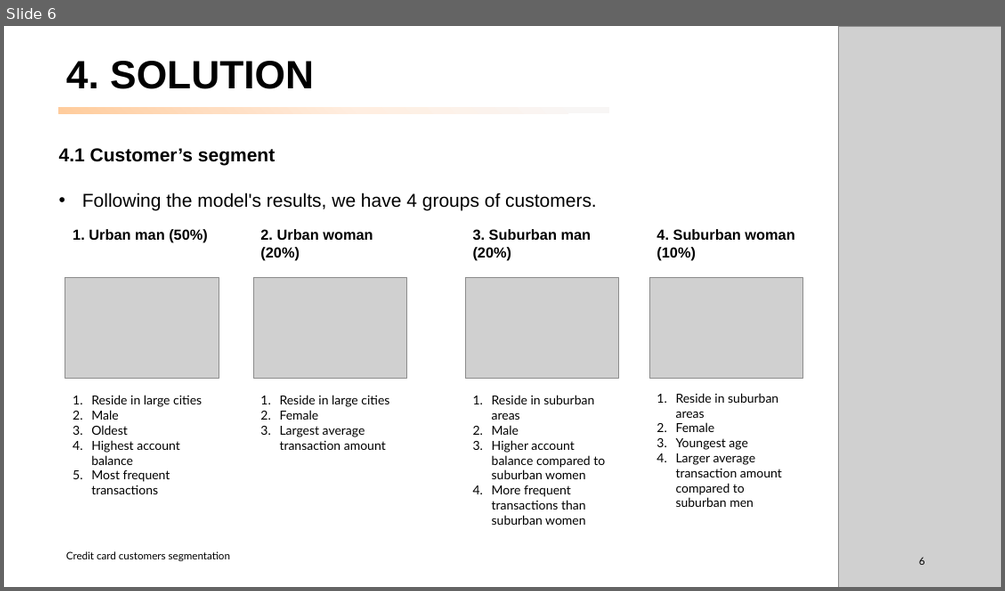
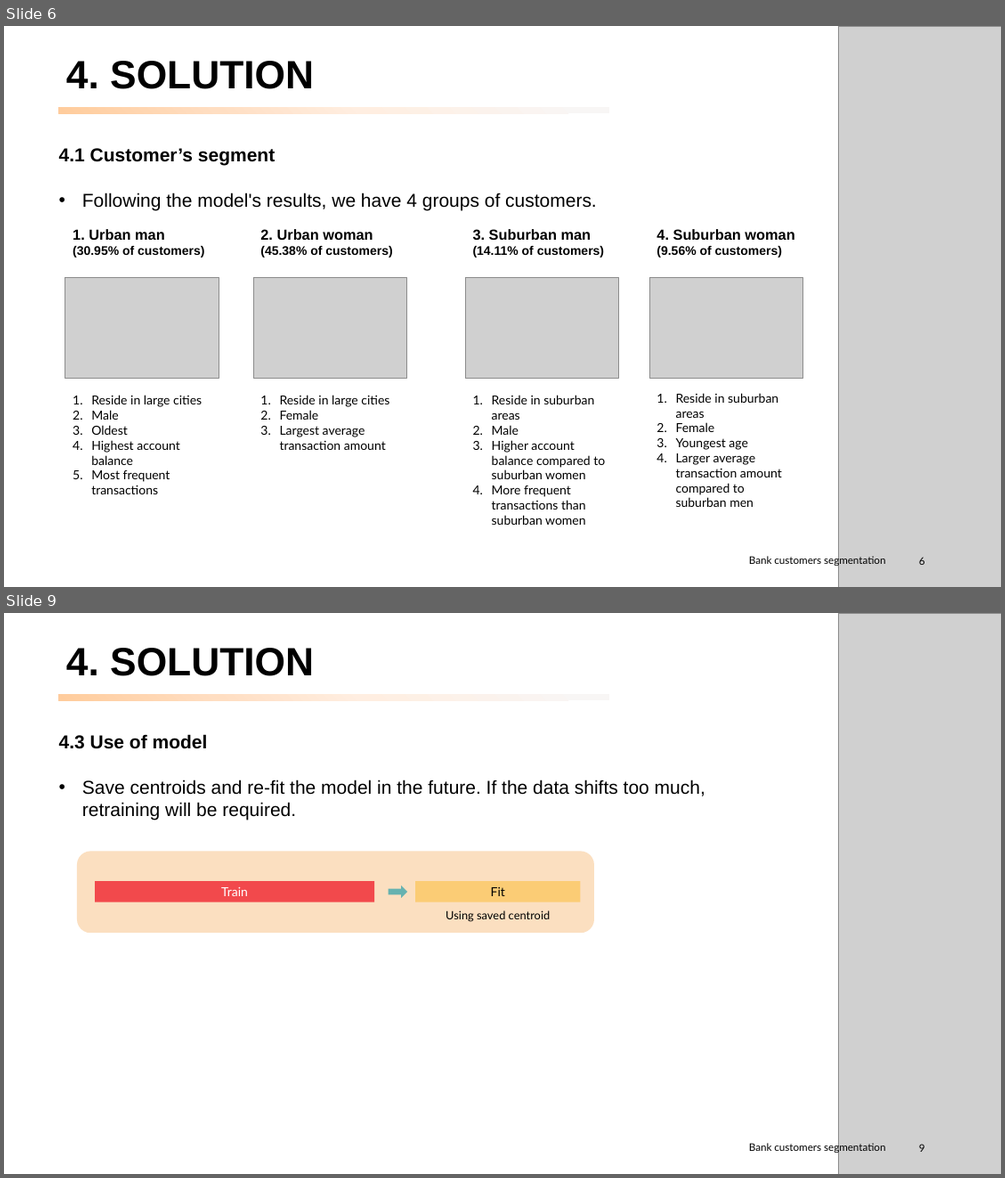
Before and after one commit to peerapat-t/Banking-customer-segmentation, a slide deck: banking customer segmentation.pptx. Shown one above the other, each under a label of ours: slide 6 before the commit, slides 6 and 9 after it; the slides between them are not shown. The pictures are 1005x591 and 1005x1178 pixels, drawn with LibreOffice and Linux fonts; fonts in the diff are those of the drawing; grey boxes stand for pictures. Boxes give left, top, right and bottom in pixels: in the first picture for what was removed or moved away, otherwise in the second. Text is boxed around its words. In the diff, an @@ line names an element or a change of style, - is before the commit and + after.

```diff
--- a/banking customer segmentation.pptx
+++ b/banking customer segmentation.pptx
@@ slide 9 added at [4,613,1001,1174], background #FFFFFF @@
@@ picture added at [838,613,1001,1174] @@
@@ title added at [66,648,314,676], 38 pt, text #000000, bold @@
+4. SOLUTION
@@ rectangle added at [58,695,609,700], fill gradient #FFCC9C to #FFDEC3 to #FFEEE2 to #F8F6F5 @@
@@ text added at [59,734,705,819], 18 pt, text #000000 @@
+4.3 Use of model
+• Save centroids and re-fit the model in the future. If the data shifts too much, retraining will be required.
@@ rounded rectangle added at [77,851,595,933], fill #FBDFC0 @@
@@ rectangle added at [96,882,375,902], fill #F2494C, 12 pt, text #FFFFFF @@
+Train
@@ right arrow added at [388,885,407,897], fill #66B2B0 @@
@@ rectangle added at [415,882,580,902], fill #FBCC75, 12 pt, text #000000 @@
+Fit
@@ text added at [445,910,550,922], 11 pt, text #000000 @@
+Using saved centroid
@@ text added at [749,1142,885,1153], 10 pt, text #000000 @@
+Bank customers segmentation
@@ page number added at [919,1143,925,1151], 10 pt, text #000000 @@
+9
@@ slide 6 changed as well @@
@@ text at [73,229,204,257]: text changed; size 14 to 12 pt @@
-1. Urban man (50%)
+1. Urban man
+(30.95% of customers)
@@ text at [260,229,392,257]: text changed; size 14 to 12 pt @@
-2. Urban woman
-(20%)
+2. Urban woman
+(45.38% of customers)
@@ text at [473,229,604,257]: text changed; size 14 to 12 pt @@
-3. Suburban man
-(20%)
+3. Suburban man
+(14.11% of customers)
@@ text at [656,229,794,257]: text changed; size 14 to 12 pt @@
-4. Suburban woman
-(10%)
+4. Suburban woman
+(9.56% of customers)
@@ text removed at [66,551,230,561] @@
-Credit card customers segmentation
@@ text added at [749,555,885,566], 10 pt, text #000000 @@
+Bank customers segmentation
```
Also in this commit, not shown: 12 other slides changed, 2 other slides added, 2 other files.
